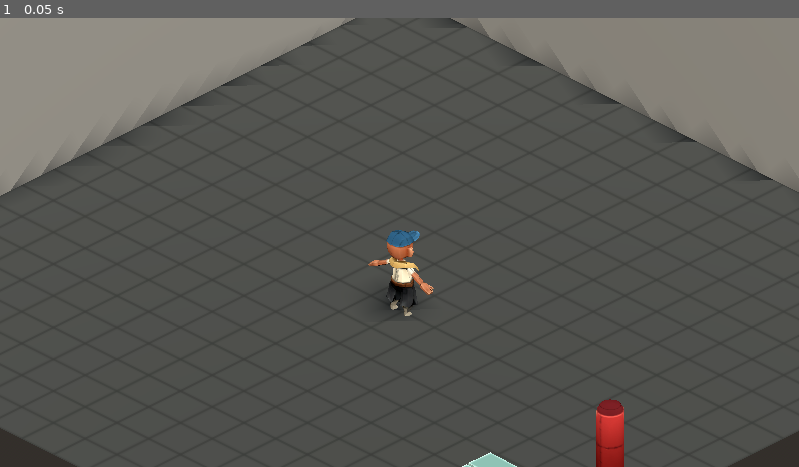
Above: before the commit, frame 1.
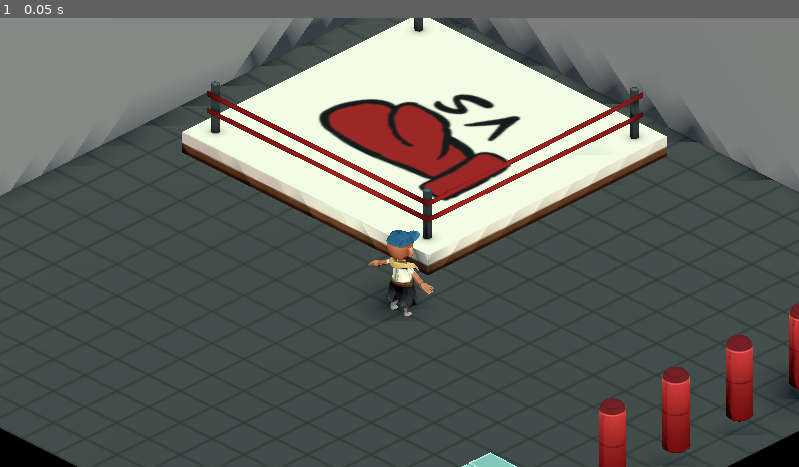
Above: after the commit, the same moment.

Repository: anasdev1204/sim-gamejam
Game: Godot game, scene res://gym/gym.tscn
The game is run twice, just before and just after one commit, with the same random seed, the same clock (stepped at 60 frames per second) and the same inputs.
Inputs:
- Up to frame 1 (0.05 s): no input

The runs differ from the first frame. In frame 1, 24% of the frame differs, in the area x 0-100%, y 0-100%.

Commit message:
feat: add ring

Diff:
--- a/gym/gym.tscn
+++ b/gym/gym.tscn
@@ -3,20 +3,22 @@
 [ext_resource type="PackedScene" uid="uid://coattrekefhqx" path="res://coach/entity.tscn" id="1_i4ju6"]
 [ext_resource type="Texture2D" uid="uid://bmv1t6gbq5m0u" path="res://gym/raw assets/floor.png" id="2_q3c0j"]
 [ext_resource type="PackedScene" uid="uid://buv1a38oksyvi" path="res://gym/locker.tscn" id="3_q3c0j"]
+[ext_resource type="PackedScene" uid="uid://c050at6ayoofp" path="res://gym/ring.tscn" id="4_81xce"]
 [ext_resource type="PackedScene" uid="uid://dn5frmdev2m7a" path="res://gym/punching_bag.tscn" id="4_v3cg3"]
 
 [sub_resource type="ProceduralSkyMaterial" id="ProceduralSkyMaterial_jaclh"]
-sky_top_color = Color(0.49803922, 0.5294118, 0.5647059, 1)
-sky_horizon_color = Color(0.7607843, 0.72156864, 0.6509804, 1)
-ground_bottom_color = Color(0.20392157, 0.1882353, 0.17254902, 1)
-ground_horizon_color = Color(0.44313726, 0.40392157, 0.3647059, 1)
+sky_top_color = Color(0.39675936, 0.55477715, 0.60288537, 1)
+sky_horizon_color = Color(0.7255, 0.7310968, 0.68698007, 1)
+ground_bottom_color = Color(0.2348136, 0.15092513, 0.2806208, 1)
+ground_horizon_color = Color(0.45735008, 0.40607312, 0.2881882, 1)
 
 [sub_resource type="Sky" id="Sky_gk1jr"]
 sky_material = SubResource("ProceduralSkyMaterial_jaclh")
 
 [sub_resource type="Environment" id="Environment_rgj0q"]
-background_mode = 2
+background_mode = 1
 sky = SubResource("Sky_gk1jr")
+ambient_light_source = 3
 
 [sub_resource type="StandardMaterial3D" id="StandardMaterial3D_gk1jr"]
 albedo_texture = ExtResource("2_q3c0j")
@@ -49,10 +51,29 @@
 [node name="coach" parent="." unique_id=55651412 instance=ExtResource("1_i4ju6")]
 transform = Transform3D(1, 0, 0, 0, 1, 0, 0, 0, 1, 0.05254197, 0, -0.058704734)
 
+[node name="lights" type="Node3D" parent="." unique_id=386417404]
+
 [node name="props" type="Node3D" parent="." unique_id=1514011782]
 
 [node name="locker" parent="props" unique_id=65761864 instance=ExtResource("3_q3c0j")]
 transform = Transform3D(1, 0, 0, 0, 1, 0, 0, 0, 1, -9.158314, 0.0061951876, -7.784972)
+
+[node name="ring" parent="props" unique_id=1578816242 instance=ExtResource("4_81xce")]
+transform = Transform3D(1, 0, 0, 0, 1, 0, 0, 0, 1, 4.8390107, 0, 5.2189264)
+
+[node name="punchingBags" type="Node3D" parent="props" unique_id=536448924]
+
+[node name="punchingBag" parent="props/punchingBags" unique_id=1046831684 instance=ExtResource("4_v3cg3")]
+transform = Transform3D(1, 0, 0, 0, 1, 0, 0, 0, 1, -9.143, 0.486, -2.5)
+
+[node name="punchingBag2" parent="props/punchingBags" unique_id=655953998 instance=ExtResource("4_v3cg3")]
+transform = Transform3D(1, 0, 0, 0, 1, 0, 0, 0, 1, -9.143, 0.486, -0.5)
+
+[node name="punchingBag3" parent="props/punchingBags" unique_id=525787219 instance=ExtResource("4_v3cg3")]
+transform = Transform3D(1, 0, 0, 0, 1, 0, 0, 0, 1, -9.143, 0.486, 1.5)
+
+[node name="punchingBag4" parent="props/punchingBags" unique_id=1319364935 instance=ExtResource("4_v3cg3")]
+transform = Transform3D(1, 0, 0, 0, 1, 0, 0, 0, 1, -9.143, 0.486, 3.5)
 
 [node name="floor" type="StaticBody3D" parent="." unique_id=572724317]
 metadata/_edit_lock_ = true
@@ -66,9 +87,6 @@
 transform = Transform3D(1, 0, 0, 0, 1, 0, 0, 0, 1, 0, -0.08222869, 0)
 shape = SubResource("BoxShape3D_n5wjn")
 metadata/_edit_lock_ = true
-
-[node name="punchingBag" parent="." unique_id=1046831684 instance=ExtResource("4_v3cg3")]
-transform = Transform3D(1, 0, 0, 0, 1, 0, 0, 0, 1, -9.143468, 0.48617387, -2.5659904)
 
 [node name="wallLeft" type="StaticBody3D" parent="." unique_id=1733043094]
 transform = Transform3D(-4.371139e-08, 0, 1, 0, 1, 0, -1, 0, -4.371139e-08, 10.007, 2.5, 0)
--- /dev/null
+++ b/gym/ring.tscn
@@ -0,0 +1,15 @@
+[gd_scene format=3 uid="uid://c050at6ayoofp"]
+
+[ext_resource type="PackedScene" uid="uid://b41175qxk0jky" path="res://gym/raw assets/ring.glb" id="1_tu63g"]
+[ext_resource type="Texture2D" uid="uid://c0iqb2o35ignb" path="res://gym/raw assets/ring.png" id="2_stmda"]
+
+[sub_resource type="StandardMaterial3D" id="StandardMaterial3D_sryly"]
+diffuse_mode = 3
+specular_mode = 1
+albedo_texture = ExtResource("2_stmda")
+
+[node name="ring" unique_id=306579401 instance=ExtResource("1_tu63g")]
+
+[node name="Ring" parent="." index="0" unique_id=944063017]
+transform = Transform3D(1, 0, 0, 0, 1, 0, 0, 0, 1, -0.054016113, 0.97935414, -0.057922363)
+material_override = SubResource("StandardMaterial3D_sryly")
Binary file added: gym/raw assets/ring.glb
Not shown, added: gym/raw assets/ring.glb.import
Binary file added: gym/raw assets/ring.png
Not shown, added: gym/raw assets/ring.png.import
